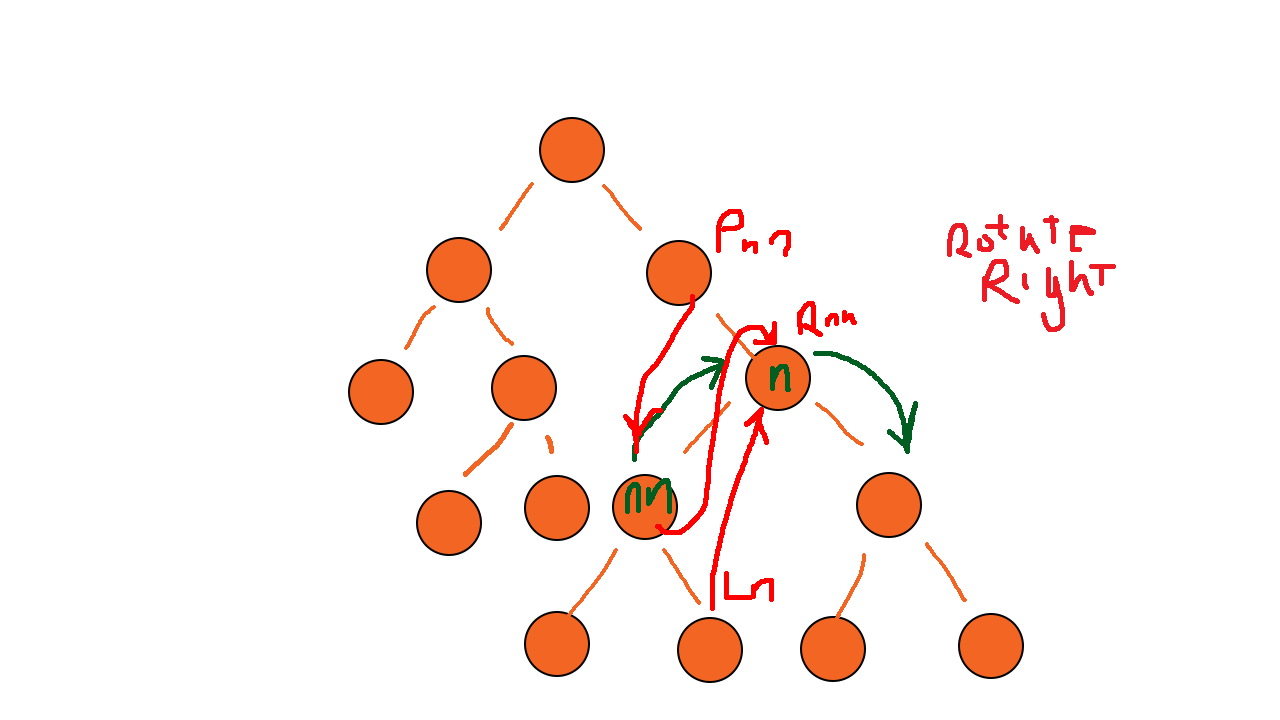
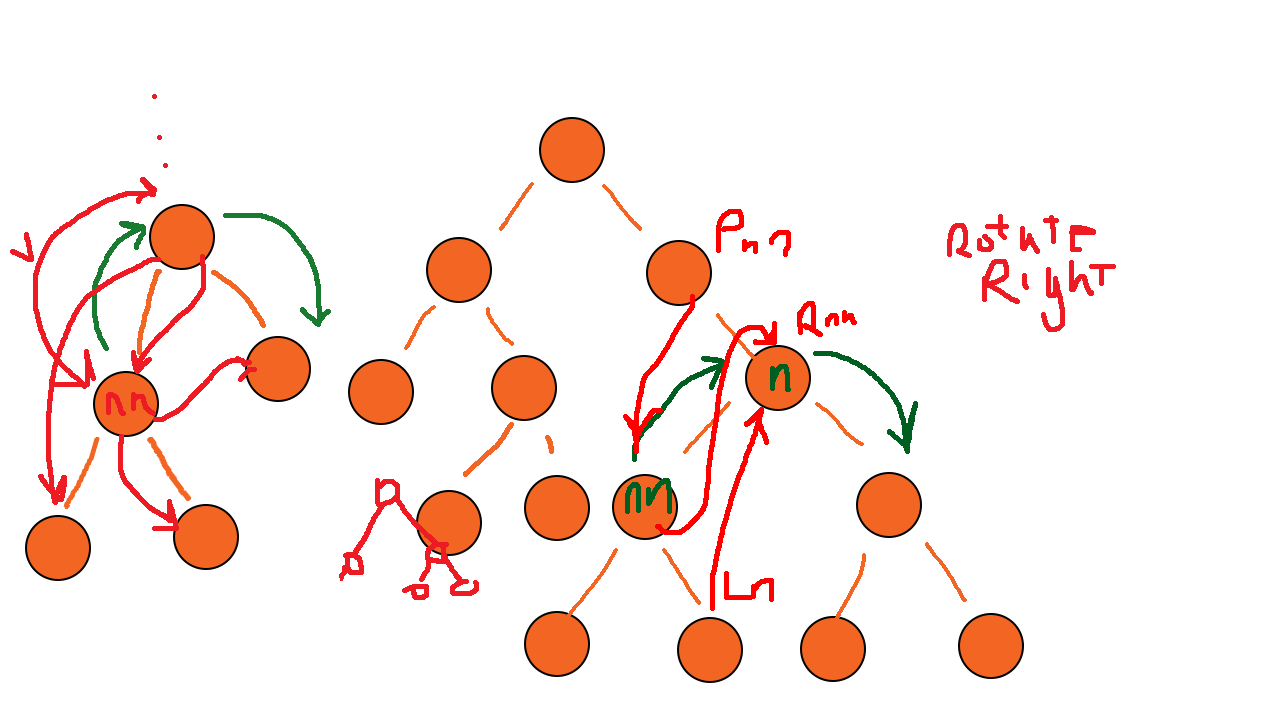
Layers edited between the first and the second 1280x720 image:
added group "Group 3 copy" with 7 layers above "Group 3" over bbox(10, 94, 479, 600)
added layer "Layer 5 copy" (1st of 2, in "Group 3 copy") in group "Group 3 copy" over bbox(10, 94, 479, 600)
added layer "Ellipse 1 copy 18" (1st of 8, in "Group 3 copy") in group "Group 3 copy" over bbox(173, 504, 239, 570)
added layer "Ellipse 1 copy 20" (1st of 2, in "Group 3 copy") in group "Group 3 copy" over bbox(25, 515, 91, 581)
added layer "Ellipse 1 copy 19" (1st of 2, in "Group 3 copy") in group "Group 3 copy" over bbox(93, 371, 159, 437)
added layer "Ellipse 1 copy 18" (2nd of 8, in "Group 3 copy") in group "Group 3 copy" over bbox(245, 336, 311, 402)
added layer "Ellipse 1 copy 18" (3rd of 8, in "Group 3 copy") in group "Group 3 copy" over bbox(149, 204, 215, 270)
added group "Group 1" with 18 layers above "Background" over bbox(348, 478, 479, 600)
moved "Layer 1" into group "Group 1" over bbox(404, 505, 479, 600)
moved "Ellipse 1 copy 13" into group "Group 1" over bbox(416, 521, 449, 556)
